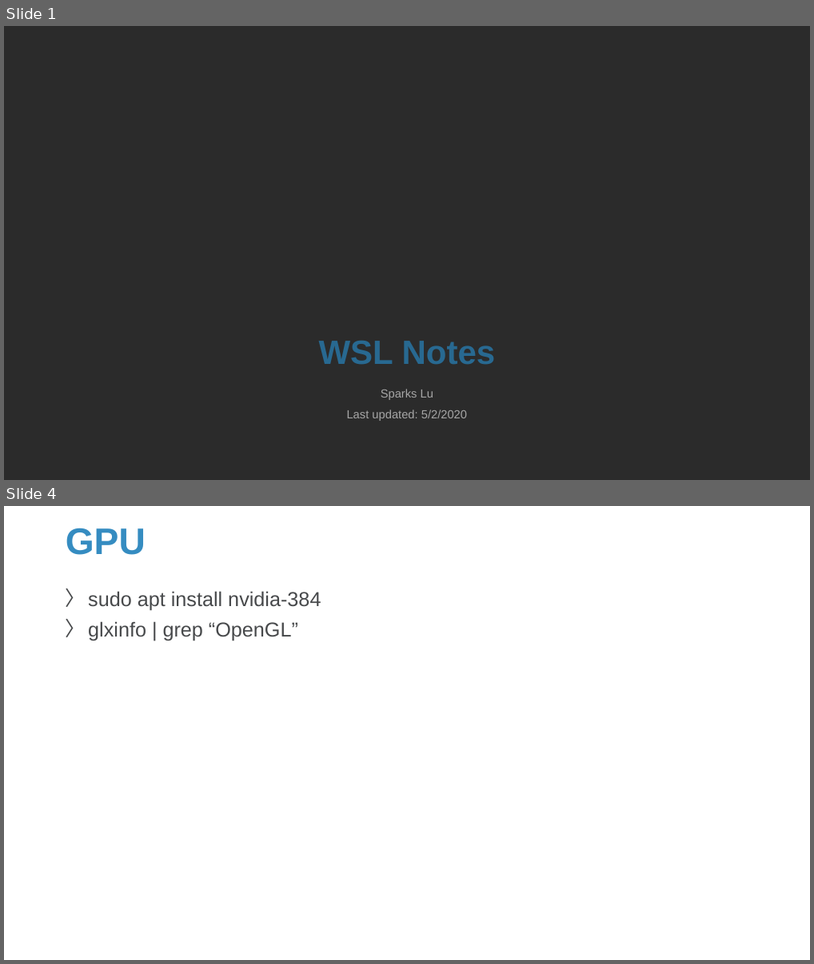
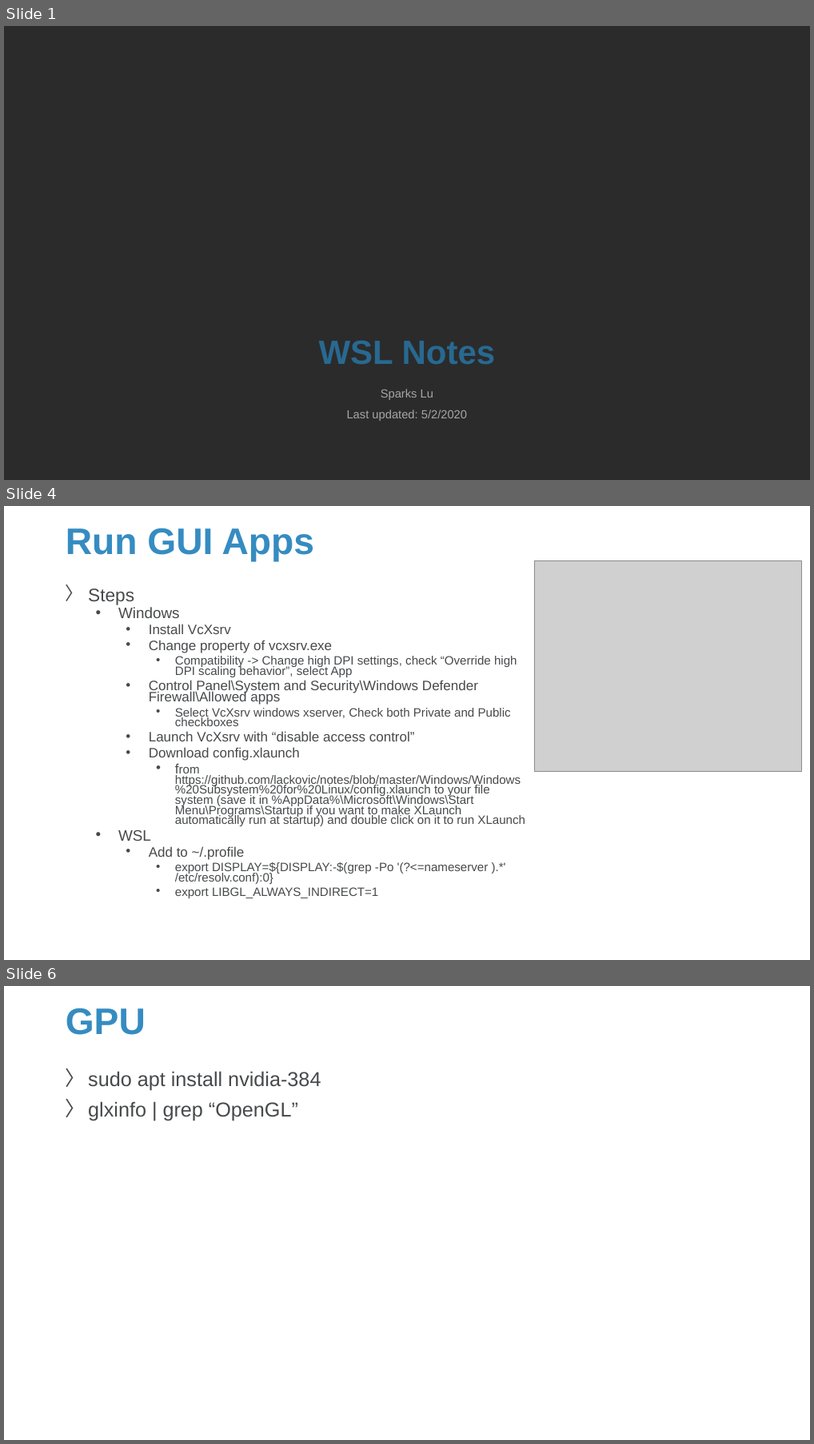
Before and after one commit to Sparks-Lu/TechNotes, a slide deck: Linux/WSL_Notes.pptx. Shown one above the other, each under a label of ours: slides 1 and 4 before the commit, slides 1, 4 and 6 after it; the slides between them are not shown. The pictures are 814x964 and 814x1444 pixels, drawn with LibreOffice and Linux fonts; fonts in the diff are those of the drawing; grey boxes stand for pictures; background and template pictures are left out; a plain dark background stands for a picture behind light text. Boxes give left, top, right and bottom in pixels: in the first picture for what was removed or moved away, otherwise in the second. Text is boxed around its words. In the diff, an @@ line names an element or a change of style, - is before the commit and + after.

```diff
--- a/Linux/WSL_Notes.pptx
+++ b/Linux/WSL_Notes.pptx
@@ slide 4 added at bbox=[4, 506, 810, 960], background picture (left out) @@
@@ title added at bbox=[66, 528, 314, 562], 44 pt, text #358CC1, bold @@
+Run GUI Apps
@@ picture added at bbox=[534, 560, 802, 772] @@
@@ text added at bbox=[88, 588, 526, 898], 14.4 pt, text #47494B @@
+〉 Steps
+  • Windows
+    • Install VcXsrv
+    • Change property of vcxsrv.exe
+      • Compatibility -> Change high DPI settings, check “Override high DPI scaling behavior”, select App
+    • Control Panel\System and Security\Windows Defender Firewall\Allowed apps
+      • Select VcXsrv windows xserver, Check both Private and Public checkboxes
+    • Launch VcXsrv with “disable access control”
+    • Download config.xlaunch
+      • from https://github.com/lackovic/notes/blob/master/Windows/Windows%20Subsystem%20for%20Linux/config.xlaunch to your file system (save it in %AppData%\Microsoft\Windows\Start Menu\Programs\Startup if you want to make XLaunch automatically run at startup) and double click on it to run XLaunch
+  • WSL
+    • Add to ~/.profile
+      • export DISPLAY=${DISPLAY:-$(grep -Po '(?<=nameserver ).*' /etc/resolv.conf):0}
+      • export LIBGL_ALWAYS_INDIRECT=1
@@ what was slide 4 is now slide 6 @@
```
Also in this commit, not shown: 2 slides changed, 1 other slide added, 11 other files.
